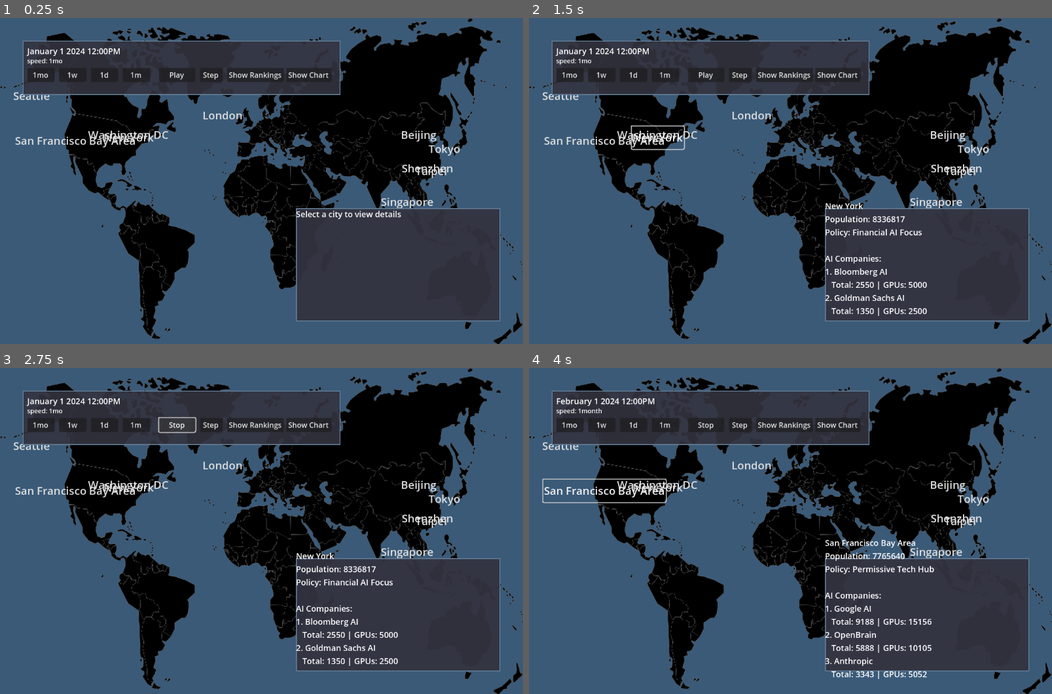
Above: before the commit, frames 1-4 (two rows, left to right).
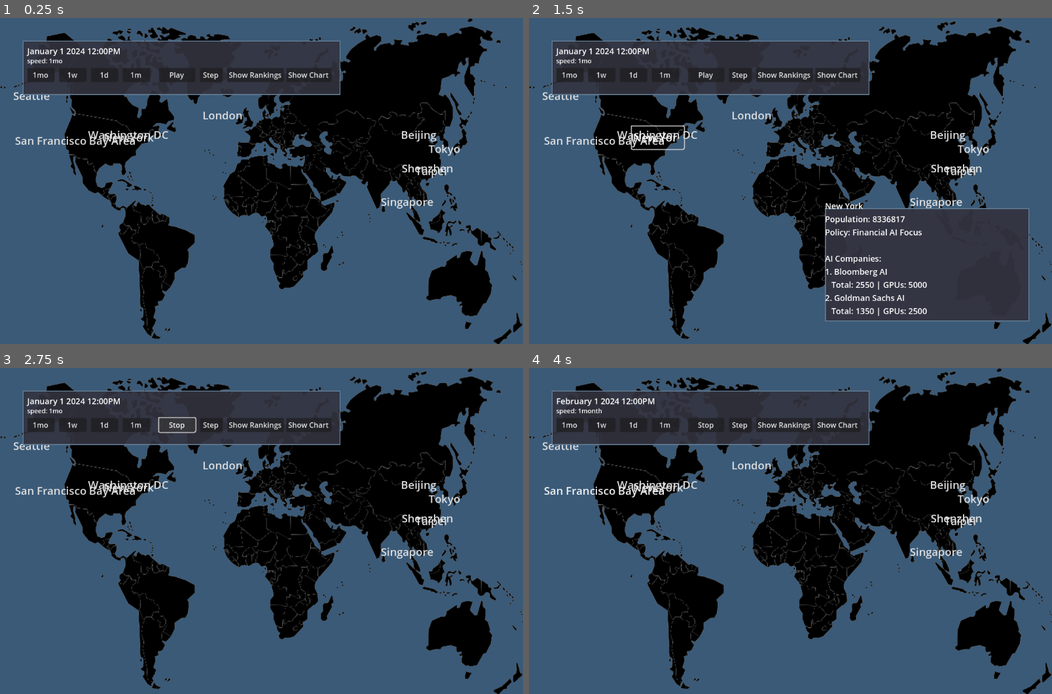
Above: after the commit, the same moments.

Repository: dwks/best-laid-plan-game
Game: Godot game, scene res://scenes/main.tscn
Two runs of this game, one before a commit and one after it. Both use one fixed random seed, a clock stepped at 60 frames per second and the inputs below.
Inputs:
- Up to frame 1 (0.25 s): no input
- Up to frame 2 (1.5 s): click "New York" at 0.5 s; click "New York" at 1.25 s
- Up to frame 3 (2.75 s): click "Play" at 2 s
- Up to frame 4 (4 s): click "Washington DC" at 2.75 s; click "San Francisco Bay Area" at 3.5 s

The runs differ from the first frame. In frame 1, 13% of the frame differs, in the area x 56-96%, y 58-93%; in frame 2, less than 0.1%; in frame 3, 13%; in frame 4, 14%, in the area x 2-96%, y 33-96%.

Commit message:
deselect city works

Diff:
--- a/scenes/main.tscn
+++ b/scenes/main.tscn
@@ -109,6 +109,7 @@
 offset_bottom = -50.0
 grow_horizontal = 0
 grow_vertical = 0
+visible = false
 theme_override_styles/panel = SubResource("StyleBoxFlat_1")
 script = ExtResource("1_2")
 
--- a/scripts/info_panel.gd
+++ b/scripts/info_panel.gd
@@ -1,9 +1,12 @@
 extends Panel
 
 func _ready():
-	visible = true  # Start visible so we can see it
+	visible = false  # Start hidden
 	GameManager.city_selected.connect(_on_city_selected)
 
 func _on_city_selected(city_name: String):
+	if city_name == "":
+		visible = false
+		return
 	visible = true
 	print("Info panel showing city: ", city_name)
--- a/scripts/world_map.gd
+++ b/scripts/world_map.gd
@@ -40,6 +40,9 @@
 var last_touch_distance: float = 0.0
 var last_zoom_level: float = 1.0
 var is_two_finger_gesture: bool = false
+
+# City selection tracking
+var selected_city_button: Button = null
 
 func _ready():
 	# Wait for GameManager to be ready before connecting signals
@@ -70,8 +73,13 @@
 				drag_start_position = event.position
 				drag_start_camera_offset = camera_offset
 			else:
-				# Stop dragging
+				# Stop dragging and check if we clicked on empty map area
 				is_dragging = false
+				# Check if click was on map background (not on a city button)
+				if not _is_click_on_city_button(event.position):
+					# Clear selected city and hide info panel
+					GameManager.selected_city = ""
+					hide_info_panel()
 
 	# Handle mouse movement for dragging
 	elif event is InputEventMouseMotion and is_dragging:
@@ -86,11 +94,21 @@
 			# Add touch point with index
 			touch_points.append({"index": event.index, "position": event.position})
 		else:
+			# Store the release position for potential empty map click detection
+			var release_position = event.position
+
 			# Remove touch point by index
 			for i in range(touch_points.size() - 1, -1, -1):
 				if touch_points[i]["index"] == event.index:
 					touch_points.remove_at(i)
 					break
+
+			# Check for empty map click when all touches are released
+			if touch_points.size() == 0 and not is_two_finger_gesture:
+				if not _is_click_on_city_button(release_position):
+					# Clear selected city and hide info panel
+					GameManager.selected_city = ""
+					hide_info_panel()
 
 		# Reset touch gesture state when no touches
 		if touch_points.size() == 0:
@@ -138,12 +156,39 @@
 				apply_boundary_constraints()
 				apply_zoom()
 
+
 	# Handle pinch-to-zoom on mobile (fallback)
 	elif event is InputEventMagnifyGesture:
 		if event.factor > 1.0:
 			zoom_in(event.position, event.factor - 1.0)
 		elif event.factor < 1.0:
 			zoom_out(event.position, 1.0 - event.factor)
+
+func _is_click_on_city_button(click_position: Vector2) -> bool:
+	# Check if the click position is within any city button's bounds
+	for city_id in city_buttons:
+		var button = city_buttons[city_id]
+		if button and button.visible:
+			var button_rect = Rect2(button.position, button.custom_minimum_size)
+			if button_rect.has_point(click_position):
+				return true
+	return false
+
+func hide_info_panel():
+	# Hide the info panel
+	var info_panel = get_node("InfoPanel")
+	if info_panel:
+		info_panel.visible = false
+
+	# Deselect all city buttons
+	for button_id in city_buttons:
+		var button = city_buttons[button_id]
+		if button:
+			button.button_pressed = false
+			button.release_focus()  # Force button to lose focus
+			button.queue_redraw()   # Force visual update
+
+	selected_city_button = null
 
 func zoom_in(mouse_position: Vector2, factor: float = zoom_speed):
 	var old_zoom = zoom_level
@@ -367,6 +412,7 @@
 			continue
 
 		var button = Button.new()
+		button.toggle_mode = true
 		button.custom_minimum_size = Vector2(100, 50)
 		button.add_theme_font_size_override("font_size", 24)
 
@@ -406,12 +452,35 @@
 		style_hover.border_width_bottom = 2
 		button.add_theme_stylebox_override("hover", style_hover)
 
+		var style_pressed = StyleBoxFlat.new()
+		style_pressed.bg_color = Color(0.4, 0.7, 1.0, 0.9)  # Brighter blue
+		style_pressed.border_color = Color(1.0, 1.0, 1.0, 1.0)  # White border
+		style_pressed.border_width_left = 3
+		style_pressed.border_width_right = 3
+		style_pressed.border_width_top = 3
+		style_pressed.border_width_bottom = 3
+		button.add_theme_stylebox_override("pressed", style_pressed)
+
 		button.pressed.connect(func(): GameManager.select_city(city_id))
 		city_container.add_child(button)
 		city_buttons[city_id] = button
 
 func _on_city_selected(city_name: String):
+	# Deselect all city buttons first
+	for button_id in city_buttons:
+		var button = city_buttons[button_id]
+		if button:
+			button.button_pressed = false
+
+	# Select the new city button
+	if city_buttons.has(city_name):
+		var button = city_buttons[city_name]
+		if button:
+			button.button_pressed = true
+			selected_city_button = button
+
 	update_info_panel(city_name)
+
 
 func update_info_panel(city_name: String):
 	var city_data = GameManager.get_city_data(city_name)
